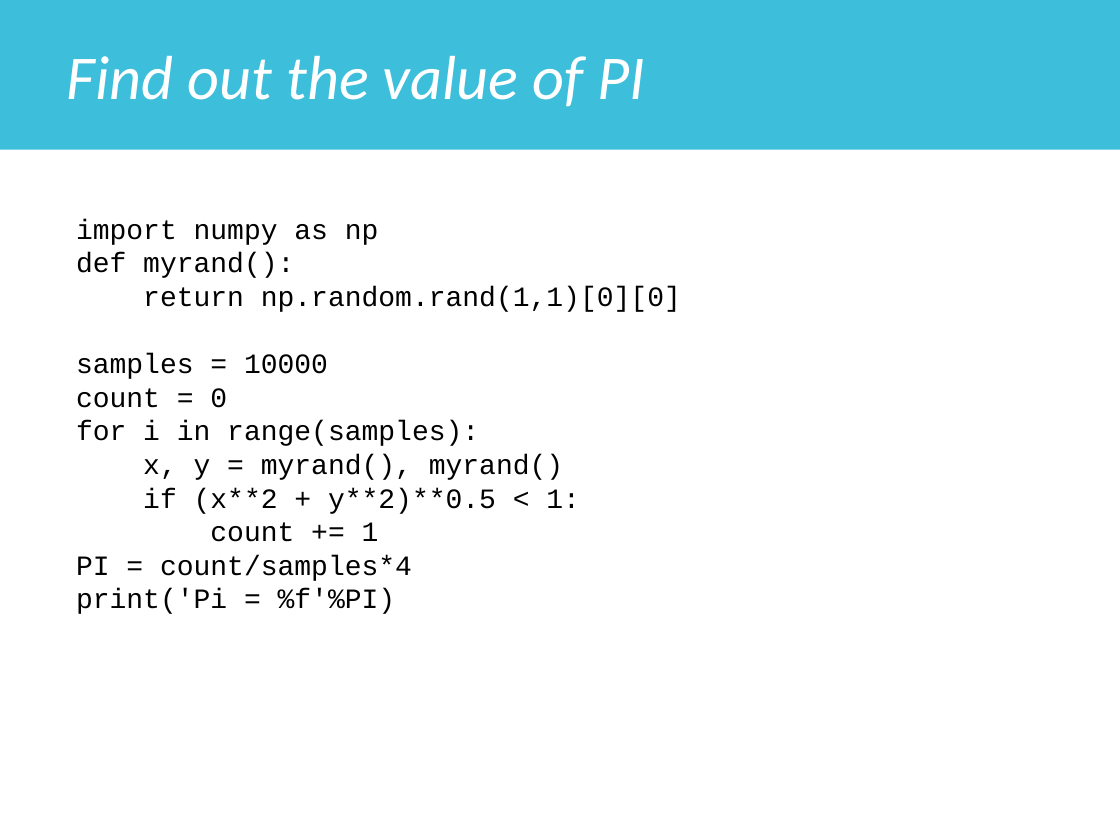
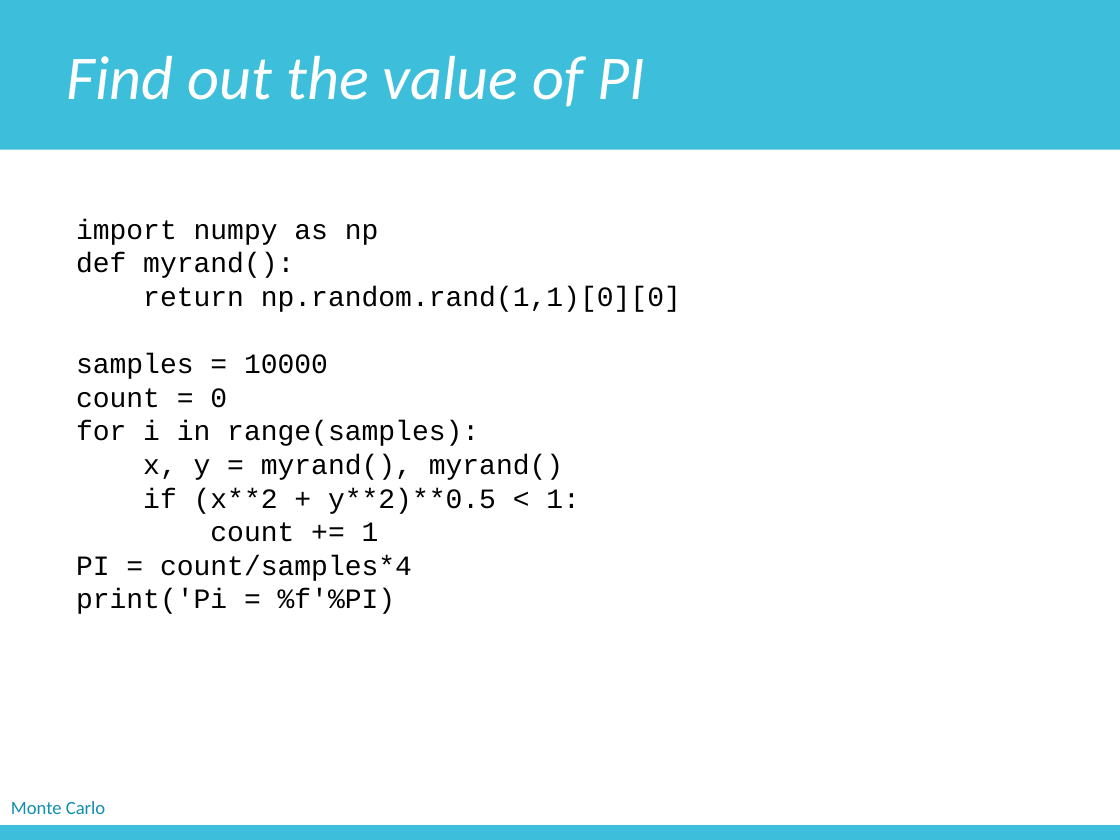
Before and after one commit to zichengliao/zuics101-fa17, a slide deck: slide 11 of lectures/lec13/lec13.pptx (slide 8 before the commit). Drawn at 1120x840 pixels with LibreOffice and Linux fonts; fonts in the diff are those of the drawing. Boxes give left, top, right and bottom in pixels: in the first picture for what was removed or moved away, otherwise in the second. Text is boxed around its words. In the diff, an @@ line names an element or a change of style, - is before the commit and + after.

```diff
--- a/lectures/lec13/lec13.pptx
+++ b/lectures/lec13/lec13.pptx
@@ text added at (11,801,105,814), 12 pt, text #118EB0 @@
+Monte Carlo
@@ rectangle added at (0,825,1120,840), fill #3DBFDB @@
```
Also in this commit, not shown: 6 other slides changed, 4 slides added, 2 other files.
